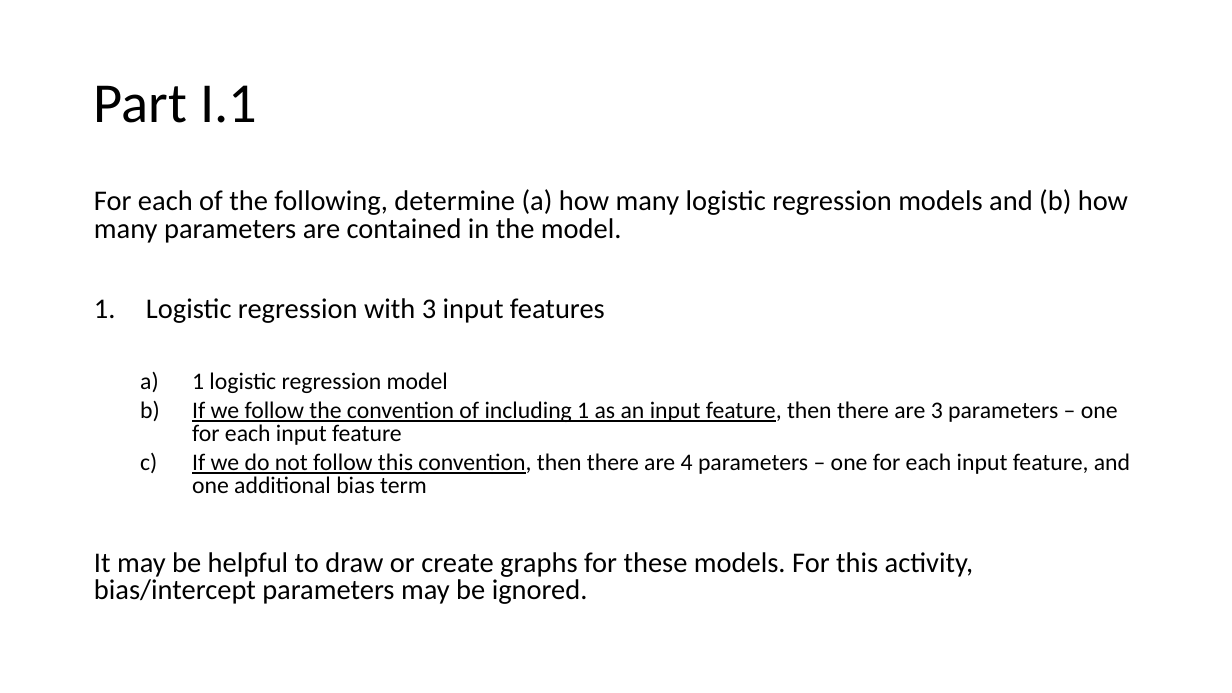
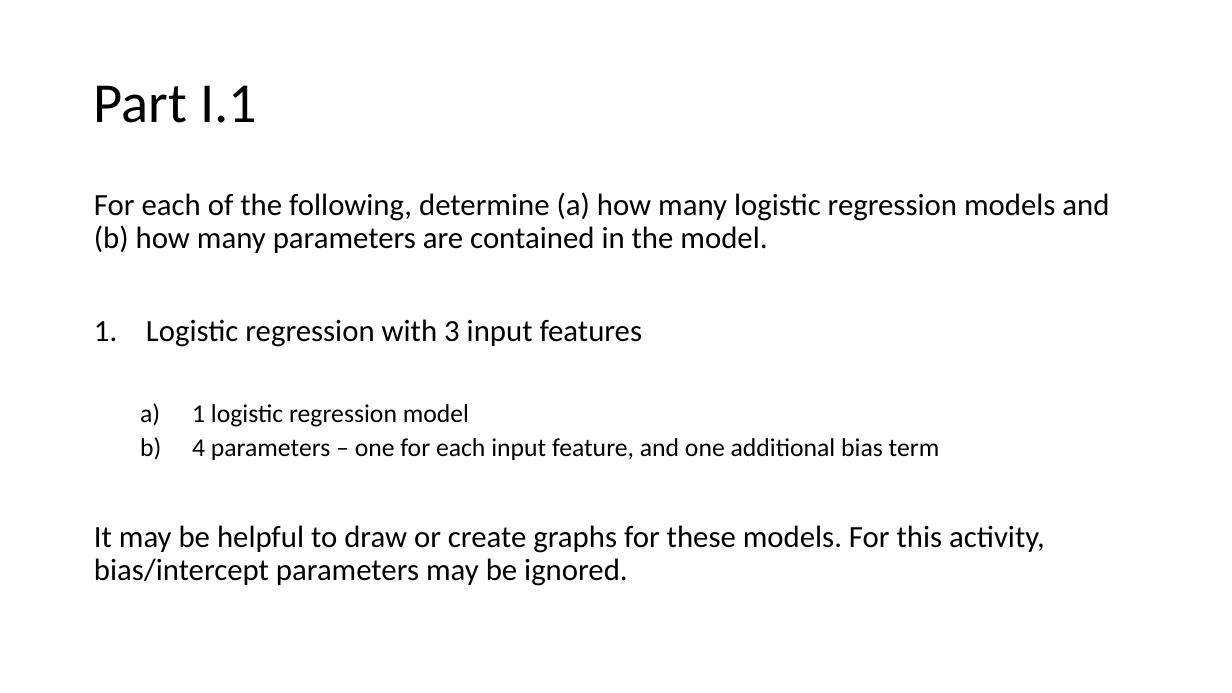
Before and after one commit to mengelhard/mmci_applied_ds, a slide deck: slide 2 of activities/multilayer_perceptron_key.pptx. Drawn at 1232x693 pixels with LibreOffice and Linux fonts; fonts in the diff are those of the drawing. Boxes give left, top, right and bottom in pixels: in the first picture for what was removed or moved away, otherwise in the second. Text is boxed around its words. In the diff, an @@ line names an element or a change of style, - is before the commit and + after.

Commit message:
removed intercepts as predictors

```diff
--- a/activities/multilayer_perceptron_key.pptx
+++ b/activities/multilayer_perceptron_key.pptx
@@ text at (94,192,1109,586): size 22.2 to 24 pt in "For each of the following, determine (a) ...", "Logistic regression with 3 input features", "It may be helpful to draw or ..."; size 18.5 to 20 pt in "1 logistic regression model"; line spacing 0.8 to 0.9 @@
@@ text at (192,438,940,460): text changed; size 18.5 to 20 pt @@
-  b) If we follow the convention of including 1 as an input feature, then there are 3 parameters – one for each input feature
-  c) If we do not follow this convention, then there are 4 parameters – one for each input feature, and one additional bias term
+  b) 4 parameters – one for each input feature, and one additional bias term
```
Also in this commit, not shown: 5 other slides changed, 5 other files.
